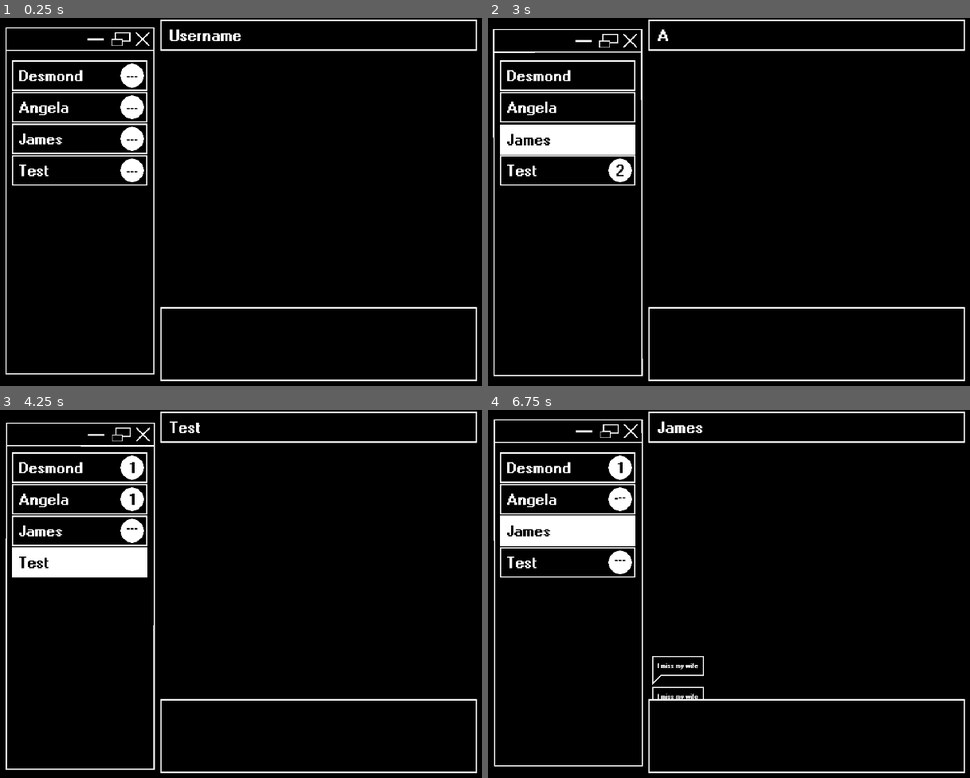
Above: before the commit, frames 1-4 (two rows, left to right).
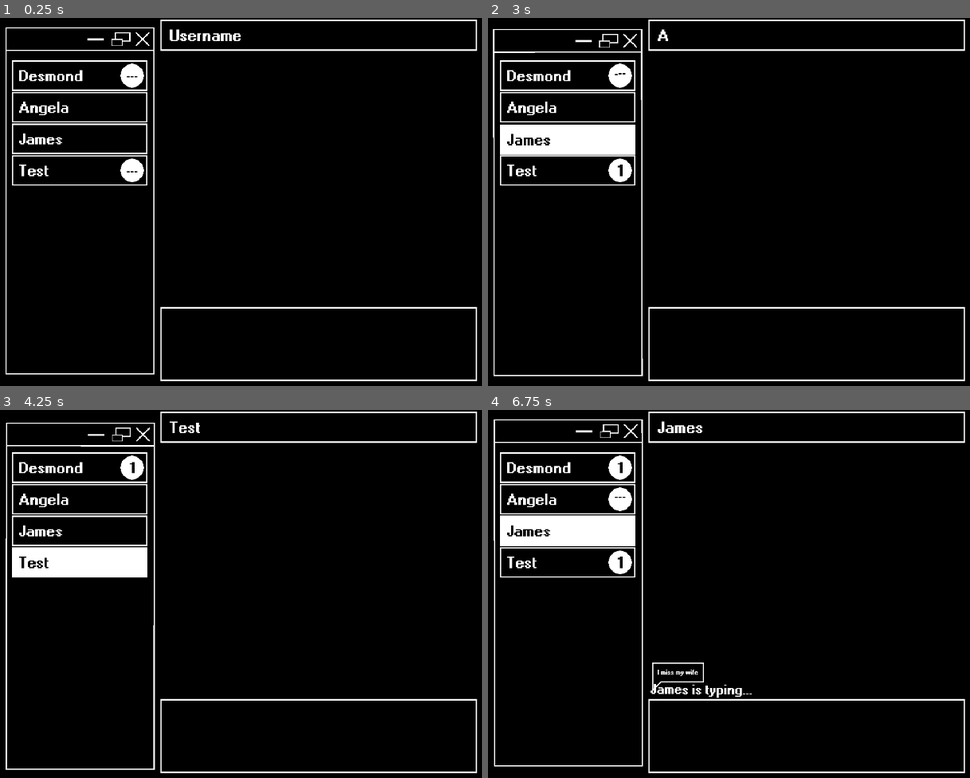
Above: after the commit, the same moments.

Repository: AdamCMunro/social-game
Game: Godot game, scene res://messenger.tscn
Two runs of this game, one before a commit and one after it. Both use one fixed random seed, a clock stepped at 60 frames per second and the inputs below. This scene is started directly instead of the project's main scene.
Inputs (mouse positions are in pixels of both pictures, inside the frame that each line leads up to):
- Up to frame 1 (0.25 s): no input
- Up to frame 2 (3 s): tap Enter at 0.5 s; move the mouse to (569, 76) at 0.52 s; click (569, 76) at 0.67 s; move the mouse to (806, 345) at 1.27 s; click (806, 345) at 1.42 s; move the mouse to (569, 106) at 2.02 s; click (569, 106) at 2.17 s; move the mouse to (569, 139) at 2.77 s; click (569, 139) at 2.92 s
- Up to frame 3 (4.25 s): move the mouse to (81, 560) at 3.52 s; click (81, 560) at 3.67 s
- Up to frame 4 (6.75 s): move the mouse to (613, 538) at 4.27 s; click (613, 538) at 4.42 s; move the mouse to (839, 594) at 5.02 s; click (839, 594) at 5.17 s; move the mouse to (709, 502) at 5.77 s; click (709, 502) at 5.92 s; move the mouse to (945, 575) at 6.52 s; click (945, 575) at 6.67 s

The runs differ from the first frame. In frame 1, 0.5% of the frame differs, in the area x 24-30%, y 20-37%; in frame 2, 0.3%; in frame 3, 0.5%; in frame 4, 0.8%, in the area x 26-55%, y 23-79%.
Error in both runs: Invalid access of index '-1' on a base object of type: 'Array'. (res://messenger.gd:319)

Commit message:
fixed scrolling, added variation to typing time and delay between messages

Diff:
--- a/social-game/chat_logs/angela.json
+++ b/social-game/chat_logs/angela.json
@@ -1,13 +1,21 @@
 [{"seed":[""],
+"delay":5,
+"typing":0.3,
 "body":"Hi",
 "options":[]},
 {"seed":[""],
+"delay":0,
+"typing":1,
 "body":"Can you help me?",
 "options":[]},
 {"seed":[""],
+"delay":0,
+"typing":1.2,
 "body":"I'm looking for my mom",
 "options":[]},
 {"seed":[""],
+"delay":0,
+"typing":2,
 "body":"She was supposed to be here",
 "options":[{"option":"Been there",
 			"full":"Mondays, ammirite?"},
--- a/social-game/chat_logs/desmond.json
+++ b/social-game/chat_logs/desmond.json
@@ -1,4 +1,6 @@
 [{"seed":[""],
+"delay":0,
+"typing":1,
 "body":"Hey, how's it going?",
 "options":[{"option":"Great!",
 			"full":"Great!"},
@@ -8,12 +10,18 @@
 			"full":"Not good man"},
 			]},
 {"seed":["1"],
+"delay":0.5,
+"typing":0.5,
 "body":"Awesome!",
 "options":[]},
 {"seed":["3"],
+"delay":0.5,
+"typing":1,
 "body":"That sucks",
 "options":[]},
 {"seed":["2","3"],
+"delay":0.2,
+"typing":1,
 "body":"What's up?",
 "options":[{"option":"I pooped my pants",
 			"full":"There's no easy way to say this but, I pooped my pants Desmond."},
@@ -22,9 +30,13 @@
 			{"option":"It's nothing",
 			"full":"It's nothing, I'm fine"}]},
 {"seed":["21","31"],
+"delay":1.2,
+"typing":0.4,
 "body":"...",
 "options":[]},
 {"seed":["21","31"],
+"delay":0.5,
+"typing":0.3,
 "body":"uh",
 "options":[]}
 ]
--- a/social-game/chat_logs/james.json
+++ b/social-game/chat_logs/james.json
@@ -1,3 +1,5 @@
 [{"seed":[""],
+"delay":0.75,
+"typing":1,
 "body":"I miss my wife",
 "options":[]}]
--- a/social-game/chat_logs/test.json
+++ b/social-game/chat_logs/test.json
@@ -1,45 +1,5 @@
 [{"seed":[""],
-"body":"test",
-"options":[]},
-{"seed":[""],
-"body":"test1",
-"options":[]},
-{"seed":[""],
-"body":"test3",
-"options":[]},
-{"seed":[""],
-"body":"test4",
-"options":[]},
-{"seed":[""],
-"body":"test5",
-"options":[]},
-{"seed":[""],
-"body":"test6",
-"options":[]},
-{"seed":[""],
-"body":"test7",
-"options":[]},
-{"seed":[""],
-"body":"test8",
-"options":[]},
-{"seed":[""],
-"body":"test9",
-"options":[]},
-{"seed":[""],
-"body":"test10",
-"options":[]},
-{"seed":[""],
-"body":"test11",
-"options":[]},
-{"seed":[""],
-"body":"test12",
-"options":[]},
-{"seed":[""],
-"body":"test13",
-"options":[]},
-{"seed":[""],
-"body":"test14",
-"options":[]},
-{"seed":[""],
-"body":"test15",
-"options":[]},]
+"delay":0.1,
+"typing":1,
+"body":"Testydoo",
+"options":[]}]
--- a/social-game/contact.gd
+++ b/social-game/contact.gd
@@ -123,10 +123,11 @@
 			else:
 				history.append({"sender":contact_name, "body":messages[i].body, "choice":choice, "seed":"", "index":i})
 			_save_json(history_path, history)
+			await get_tree().create_timer(messages[i].delay).timeout
 			typing = true
 			if selected:
-				messenger._show_typing()
-			await get_tree().create_timer(1).timeout
+				messenger._show_typing(messages[i].typing)
+			await get_tree().create_timer(messages[i].typing).timeout
 			typing = false
 			if selected:
 				messenger._recieve_message(messages[i].body)
--- a/social-game/messenger.gd
+++ b/social-game/messenger.gd
@@ -13,11 +13,12 @@
 @onready var message_scene = preload("res://message.tscn")
 
 @export var mac_scroll_speed = 5.0
-@export var win_scroll_speed = 10.0
+@export var win_scroll_speed = 22.5
 @onready var scroll_target_y: float = container_position.y
 var smooth_speed = 0.5
-var friction = 0.8
-var return_speed = 0.1
+var return_speed = 0.2
+var upper_limit
+var lower_limit
 
 var line_height = 24.75
 
@@ -26,6 +27,7 @@
 var typing = false
 var repeat = false
 var scrolling = false
+var messages_moving = false
 
 var prev_message
 var prev_message_type = ""
@@ -53,9 +55,11 @@
 	$Messages/Container.size.x = 561.5
 	$Messages/Container.position.x = 299.25
 
-	if scrolling:
+	lower_limit = current_container_position.y
+	upper_limit = current_container_position.y + $Messages/Container.size.y - 1200
+
+	if scrolling and not messages_moving:
 		$Messages/Container.position.y = lerp($Messages/Container.position.y, scroll_target_y, smooth_speed)
-
 
 func _option1():
 	chosen_option_text = option1.full_text
@@ -138,26 +142,16 @@
 
 
 func _scroll_messages(amount):
-	scrolling = true
-
-	var lower_limit = current_container_position.y
-	var upper_limit = current_container_position.y + $Messages/Container.size.y - 1200
-
-	if scroll_target_y + amount < lower_limit:
-		scroll_target_y = lower_limit
-	elif scroll_target_y + amount > upper_limit:
-		scroll_target_y = upper_limit
-	else:
-		scroll_target_y += amount
-
-
-func apply_stretch_return():
-	var limit1 = $Messages.size.y - $Messages/Container.size.y
-	var limit2 = current_container_position.y
-	if scroll_target_y < limit1:
-		scroll_target_y = lerp(scroll_target_y, limit1, return_speed)
-	elif scroll_target_y > limit2:
-		scroll_target_y = lerp(scroll_target_y, limit2, return_speed)
+	if (upper_limit - lower_limit) > 0:
+		scrolling = true
+		if scroll_target_y + amount <= lower_limit:
+			scroll_target_y = lower_limit
+			scroll_target_y = lower_limit
+		elif scroll_target_y + amount >= upper_limit:
+			scroll_target_y = upper_limit
+		else:
+			scroll_target_y += amount
+
 
 func _show_sending_text():
 	var tween = create_tween()
@@ -173,13 +167,13 @@
 	await get_tree().process_frame
 	await get_tree().process_frame
 	await get_tree().process_frame
-	_animate_messages(new_message.size.y + 3)
+	await _animate_messages(new_message.size.y + 3)
 	prev_message_type = "sent"
 	prev_message = new_message
 
-func _show_typing():
+func _show_typing(time):
 	$Messages/TypingIndicator.visible = true
-	await get_tree().create_timer(1).timeout
+	await get_tree().create_timer(time).timeout
 	$Messages/TypingIndicator.visible = false
 
 func _recieve_message(message):
@@ -193,14 +187,15 @@
 		prev_message.get_node("Sprite").visible = false
 		prev_message.get_node("RepeatSprite").visible = true
 		repeat = false
-	_animate_messages(new_message.size.y + 3)
+	await _animate_messages(new_message.size.y + 3)
 	prev_message_type = "recieved"
 	prev_message = new_message
 
 func _animate_messages(offset):
 	var tween = create_tween()
-
-	current_container_position.y -= offset
+	messages_moving = true
+
+	current_container_position.y = container_position.y - offset
 
 	tween.tween_property($Messages/Container, "size:y", (offset + 10), 0.15).as_relative()\
 		.set_ease(Tween.EASE_OUT)\
@@ -215,6 +210,9 @@
 		.set_ease(Tween.EASE_OUT)\
 		.set_trans(Tween.TRANS_SINE)
 
+	await tween.finished
+
+	messages_moving = false
 
 func _show_options(options):
 	sending_text.text = "Type random letters to send"
@@ -247,9 +245,7 @@
 
 func _clear_chats():
 
-	var tween = _animate_messages_clear()
-
-	await tween.finished
+	await _animate_messages_clear()
 
 	var chat_arr = $Messages/Container.get_children()
 
@@ -265,13 +261,13 @@
 
 	if option1.visible:
 		await _hide_options()
-		await get_tree().create_timer(0.3).timeout
 
 	return true
 
 
 func _animate_messages_clear():
 	var tween = create_tween()
+	messages_moving = true
 
 	tween.set_ease(Tween.EASE_IN_OUT)
 	tween.set_trans(Tween.TRANS_SINE)
@@ -280,7 +276,11 @@
 	tween.tween_property($Messages/Container, "position:y", -750, 0.3).as_relative()
 	tween.parallel().tween_property($Messages/Containter, "modulate:a", 0, 0.3)
 
-	return tween
+	await tween.finished
+
+	messages_moving = false
+
+
 
 func _retrieve_messages(name):
 	var history_file = str("user://chat_logs/history/", name, ".json")
@@ -315,11 +315,10 @@
 		prev_message = new_message
 		next_message_index += 1
 
-	_animate_messages(height)
+	await _animate_messages(height)
 	if message_history_arr[message_history_arr.size() - 1].choice:
 		_show_options(message_arr[message_history_arr[message_history_arr.size() - 1].index].options)
 
-	return next_message_index
 
 func _get_lines(string):
 	var total = 0
